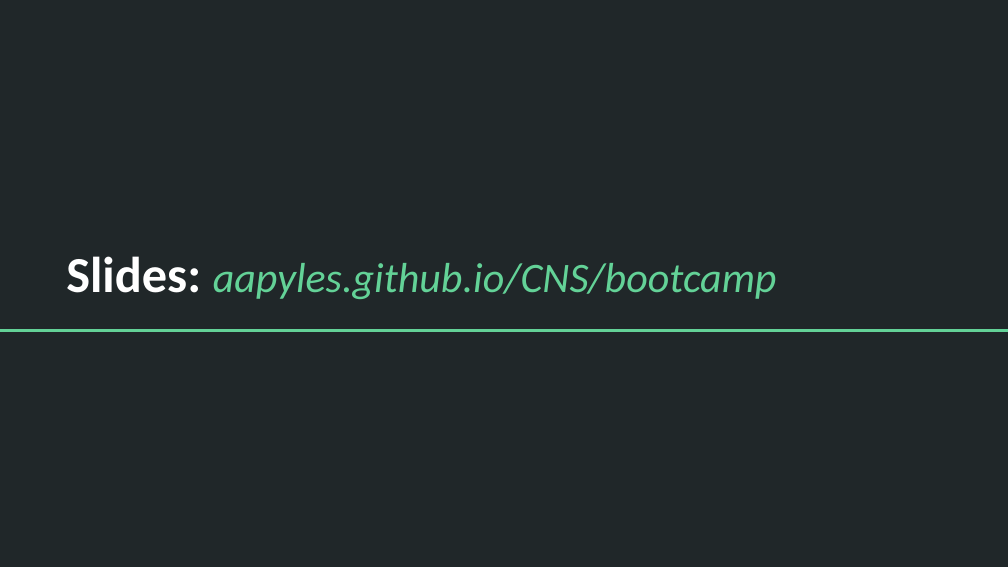
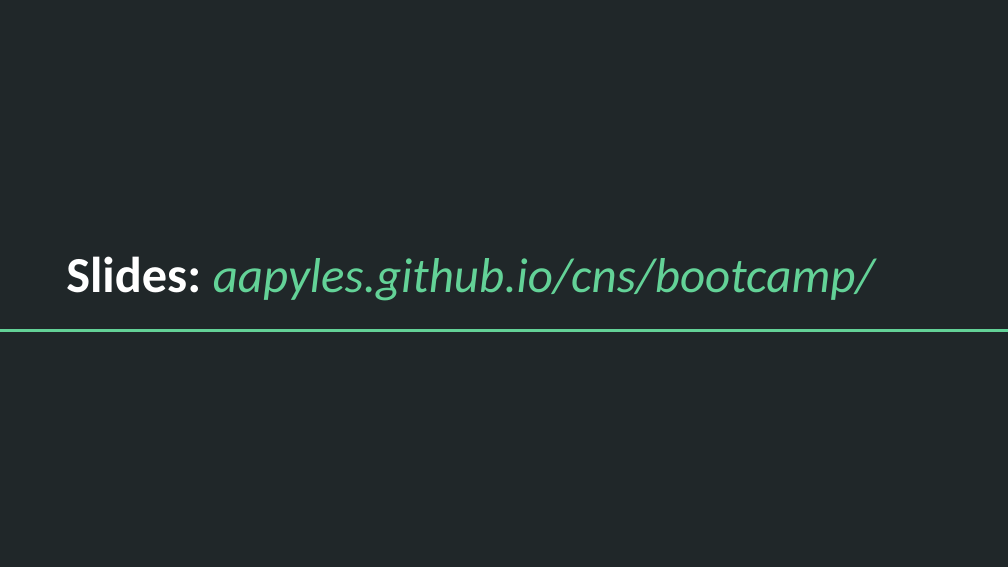
Before and after one commit to aapyles/CNS, a slide deck: slide 55 of bootcamp/storytelling.pptx (slide 54 before the commit). Drawn at 1008x567 pixels with LibreOffice and Linux fonts; fonts in the diff are those of the drawing. Boxes give left, top, right and bottom in pixels: in the first picture for what was removed or moved away, otherwise in the second. Text is boxed around its words. In the diff, an @@ line names an element or a change of style, - is before the commit and + after.

```diff
--- a/bootcamp/storytelling.pptx
+++ b/bootcamp/storytelling.pptx
@@ title at <box>66,256,875,301</box>: text changed; size 30 to 35 pt @@
-Slides: aapyles.github.io/CNS/bootcamp
+Slides: aapyles.github.io/cns/bootcamp/
```
Also in this commit, not shown: 3 other slides changed, 1 slide added, 3 other files.
